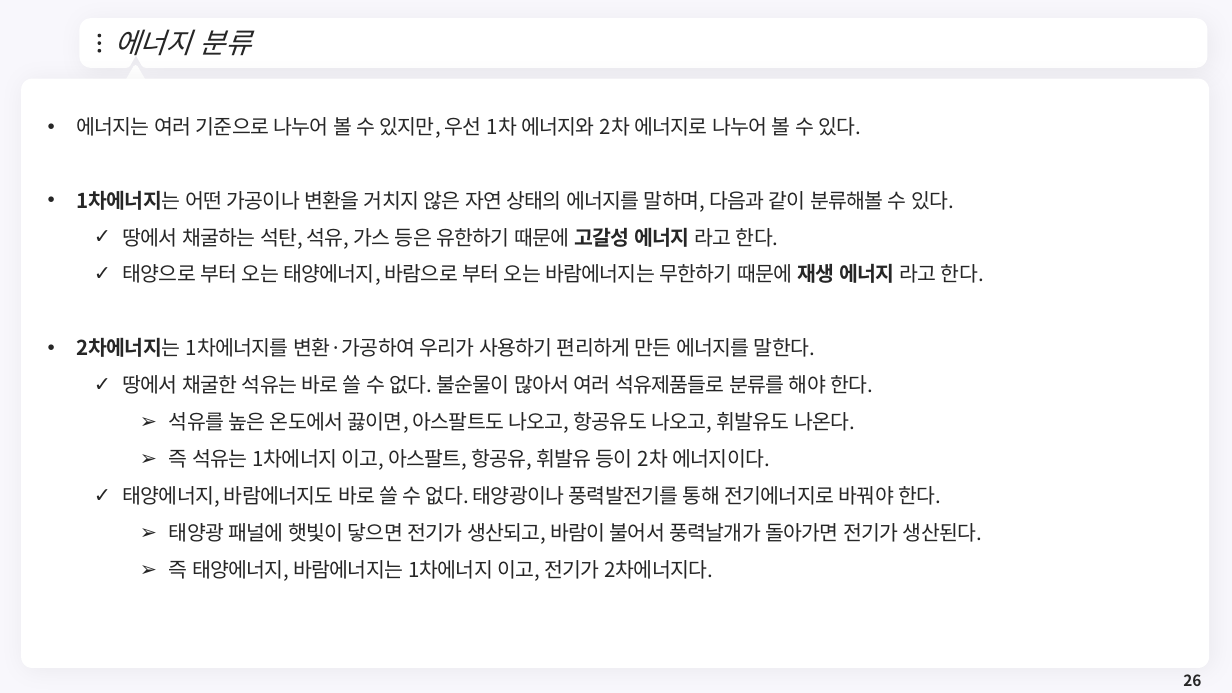
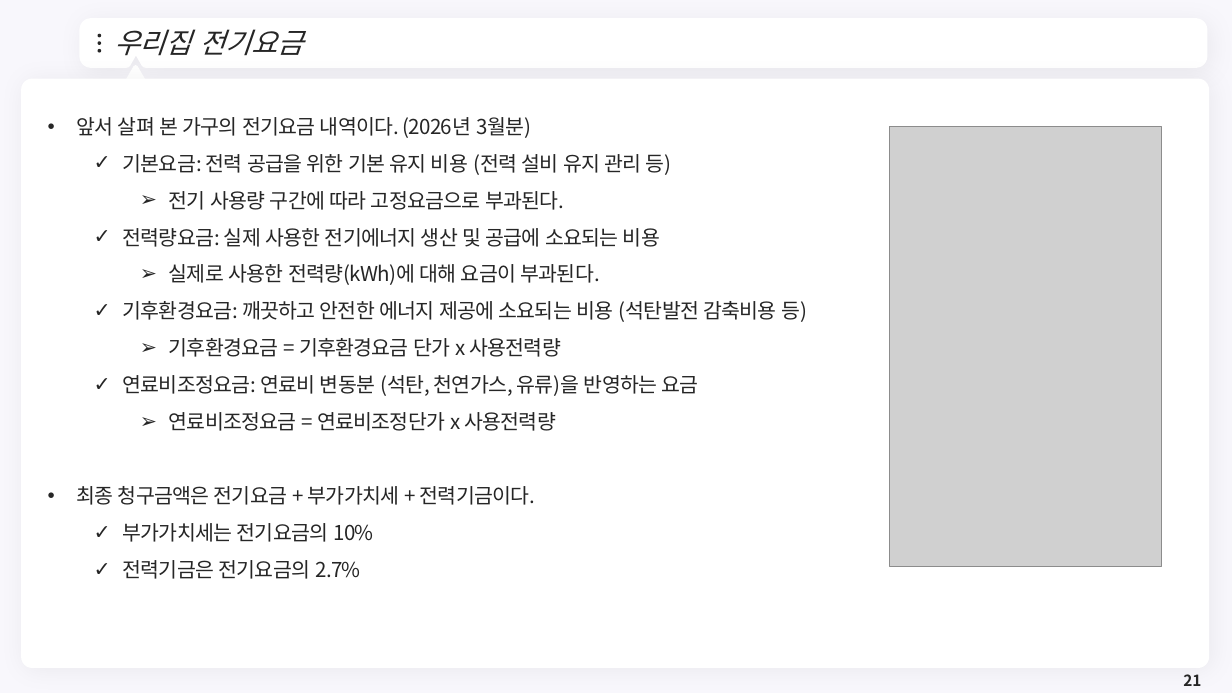
Before and after one commit to meandthey/Teaching, a slide deck: slide 21 of 에너지경제학/자원에너지경제학_Chapter_1.pptx (slide 26 before the commit). Drawn at 1232x693 pixels with LibreOffice and Linux fonts; fonts in the diff are those of the drawing; grey boxes stand for pictures; background and template pictures are left out. Boxes give left, top, right and bottom in pixels: in the first picture for what was removed or moved away, otherwise in the second. Text is boxed around its words. In the diff, an @@ line names an element or a change of style, - is before the commit and + after.

```diff
--- a/에너지경제학/자원에너지경제학_Chapter_1.pptx
+++ b/에너지경제학/자원에너지경제학_Chapter_1.pptx
@@ title at box(114, 29, 304, 56): text changed @@
-에너지 분류
+우리집 전기요금
@@ text removed at box(76, 117, 984, 581) @@
-• 에너지는 여러 기준으로 나누어 볼 수 있지만, 우선 1차 에너지와 2차 에너지로 나누어 볼 수 있다.
-• 1차에너지는 어떤 가공이나 변환을 거치지 않은 자연 상태의 에너지를 말하며, 다음과 같이 분류해볼 수 있다.
-  ✓ 땅에서 채굴하는 석탄, 석유, 가스 등은 유한하기 때문에 고갈성 에너지 라고 한다.
-  ✓ 태양으로 부터 오는 태양에너지, 바람으로 부터 오는 바람에너지는 무한하기 때문에 재생 에너지 라고 한다.
-• 2차에너지는 1차에너지를 변환·가공하여 우리가 사용하기 편리하게 만든 에너지를 말한다.
-  ✓ 땅에서 채굴한 석유는 바로 쓸 수 없다. 불순물이 많아서 여러 석유제품들로 분류를 해야 한다.
-    ➢ 석유를 높은 온도에서 끓이면, 아스팔트도 나오고, 항공유도 나오고, 휘발유도 나온다.
-    ➢ 즉 석유는 1차에너지 이고, 아스팔트, 항공유, 휘발유 등이 2차 에너지이다.
-  ✓ 태양에너지, 바람에너지도 바로 쓸 수 없다. 태양광이나 풍력발전기를 통해 전기에너지로 바꿔야 한다.
-    ➢ 태양광 패널에 햇빛이 닿으면 전기가 생산되고, 바람이 불어서 풍력날개가 돌아가면 전기가 생산된다.
-    ➢ 즉 태양에너지, 바람에너지는 1차에너지 이고, 전기가 2차에너지다.
@@ text added at box(76, 117, 807, 579), 16 pt, text #262626 @@
+• 앞서 살펴 본 가구의 전기요금 내역이다. (2026년 3월분)
+  ✓ 기본요금: 전력 공급을 위한 기본 유지 비용 (전력 설비 유지 관리 등)
+    ➢ 전기 사용량 구간에 따라 고정요금으로 부과된다.
+  ✓ 전력량요금: 실제 사용한 전기에너지 생산 및 공급에 소요되는 비용
+    ➢ 실제로 사용한 전력량(kWh)에 대해 요금이 부과된다.
+  ✓ 기후환경요금: 깨끗하고 안전한 에너지 제공에 소요되는 비용 (석탄발전 감축비용 등)
+    ➢ 기후환경요금 = 기후환경요금 단가 x 사용전력량
+  ✓ 연료비조정요금: 연료비 변동분 (석탄, 천연가스, 유류)을 반영하는 요금
+    ➢ 연료비조정요금 = 연료비조정단가 x 사용전력량
+• 최종 청구금액은 전기요금 + 부가가치세 + 전력기금이다.
+  ✓ 부가가치세는 전기요금의 10%
+  ✓ 전력기금은 전기요금의 2.7%
@@ picture added at box(890, 127, 1162, 566) @@
@@ page number at box(1183, 674, 1201, 686): text changed @@
-26
+21
```
Also in this commit, not shown: 2 slides added, 1 slide removed, 1 other file.
